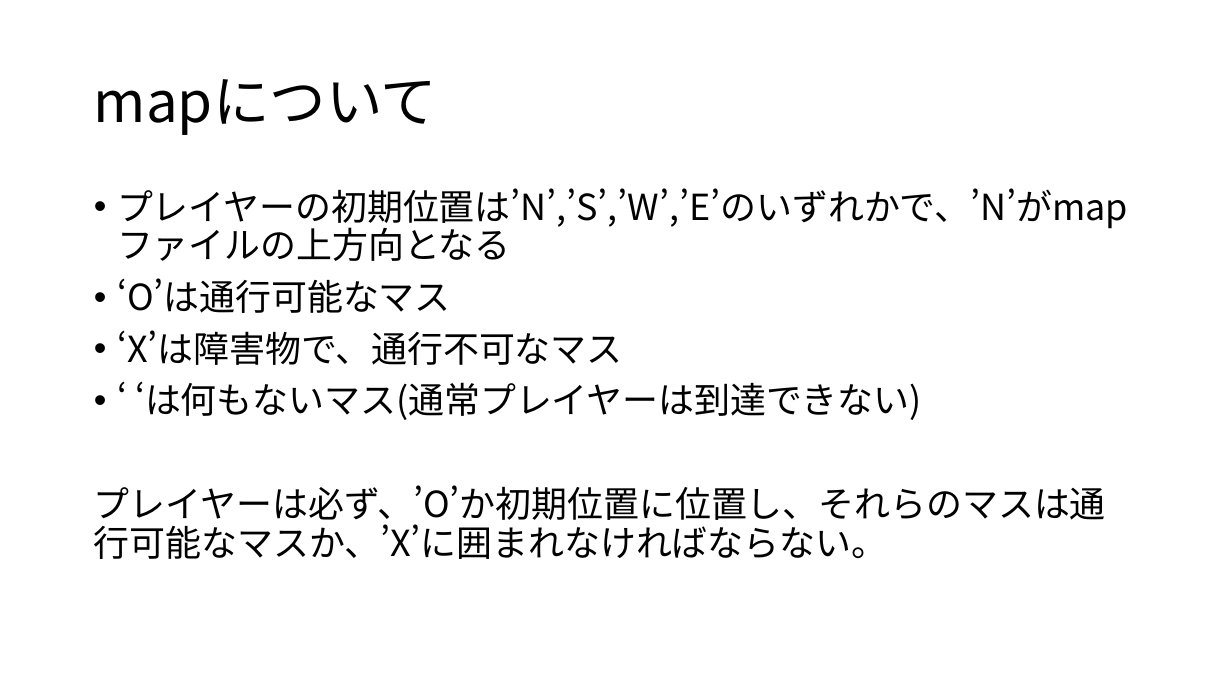
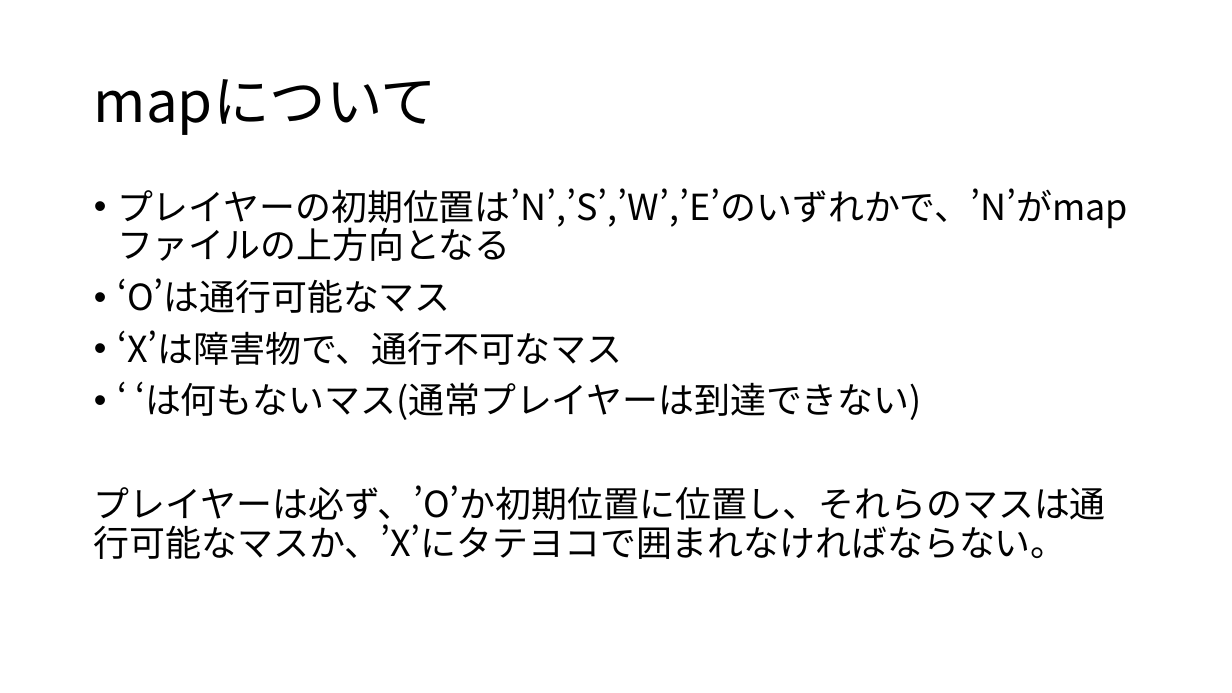
Before and after one commit to Rashoru-Infinity/advanced_1a_screen_saver, a slide deck: slide 8 of presentation.pptx (slide 7 before the commit). Drawn at 1232x693 pixels with LibreOffice and Linux fonts; fonts in the diff are those of the drawing. Boxes give left, top, right and bottom in pixels: in the first picture for what was removed or moved away, otherwise in the second. Text is boxed around its words. In the diff, an @@ line names an element or a change of style, - is before the commit and + after.

```diff
--- a/presentation.pptx
+++ b/presentation.pptx
@@ text at (94,485,1106,559): text changed @@
-プレイヤーは必ず、’O’か初期位置に位置し、それらのマスは通行可能なマスか、’X’に囲まれなければならない。
+プレイヤーは必ず、’O’か初期位置に位置し、それらのマスは通行可能なマスか、’X’にタテヨコで囲まれなければならない。
```
Also in this commit, not shown: 1 slide added, 1 other file.
